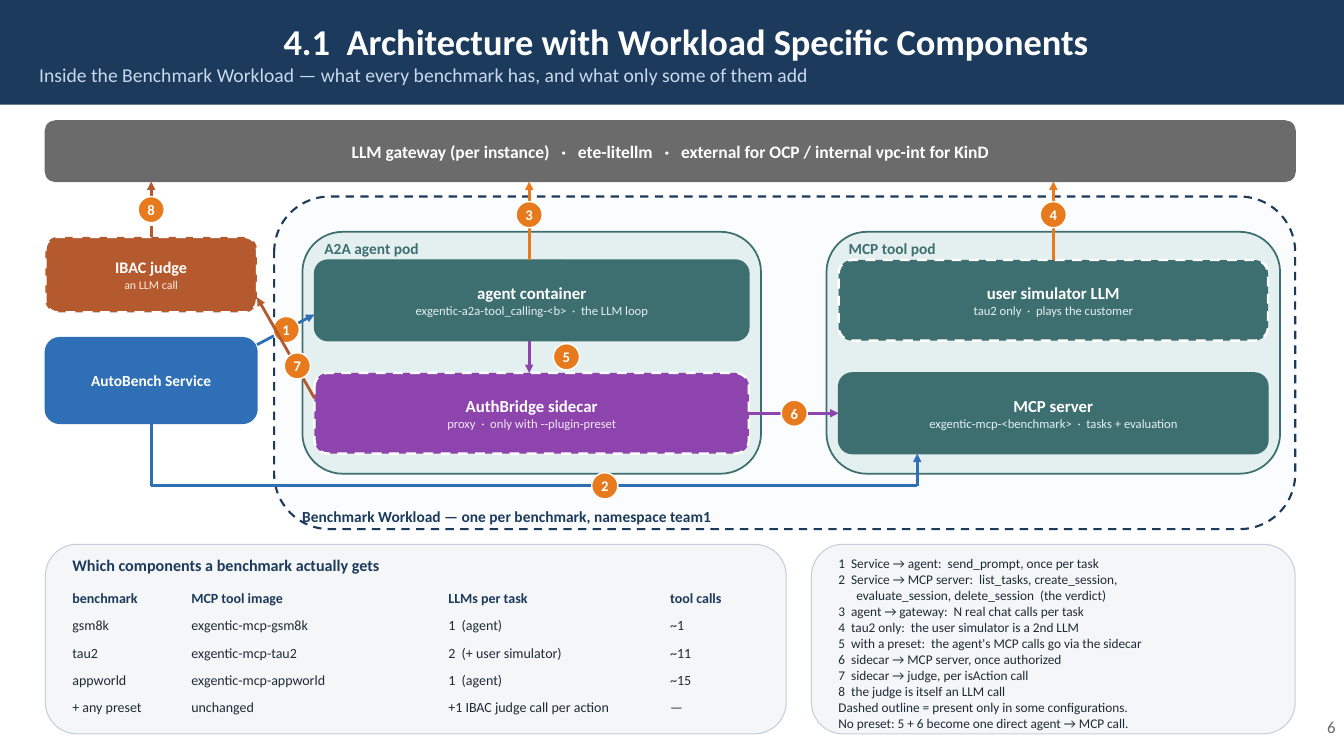
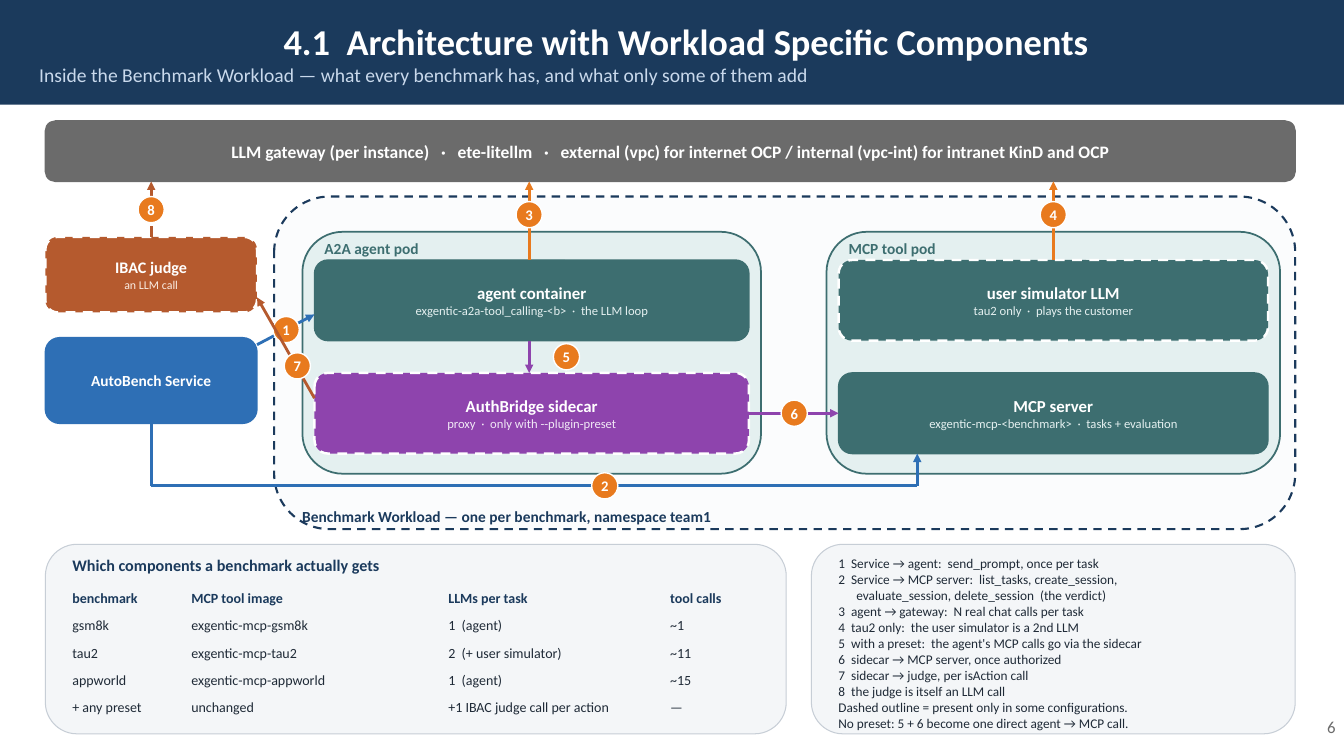
Before and after one commit to rossoctl/autobench, a slide deck: slide 6 of docs/AutoBench.pptx. Drawn at 1344x756 pixels with LibreOffice and Linux fonts; fonts in the diff are those of the drawing. Boxes give left, top, right and bottom in pixels: in the first picture for what was removed or moved away, otherwise in the second. Text is boxed around its words. In the diff, an @@ line names an element or a change of style, - is before the commit and + after.

```diff
--- a/docs/AutoBench.pptx
+++ b/docs/AutoBench.pptx
@@ text in rounded rectangle at (x1=231, y1=145, x2=1108, y2=161): text changed @@
-LLM gateway (per instance) · ete-litellm · external for OCP / internal vpc-int for KinD
+LLM gateway (per instance) · ete-litellm · external (vpc) for internet OCP / internal (vpc-int) for intranet KinD and OCP
```
Also in this commit, not shown: 1 other slide changed, 3 other files.
